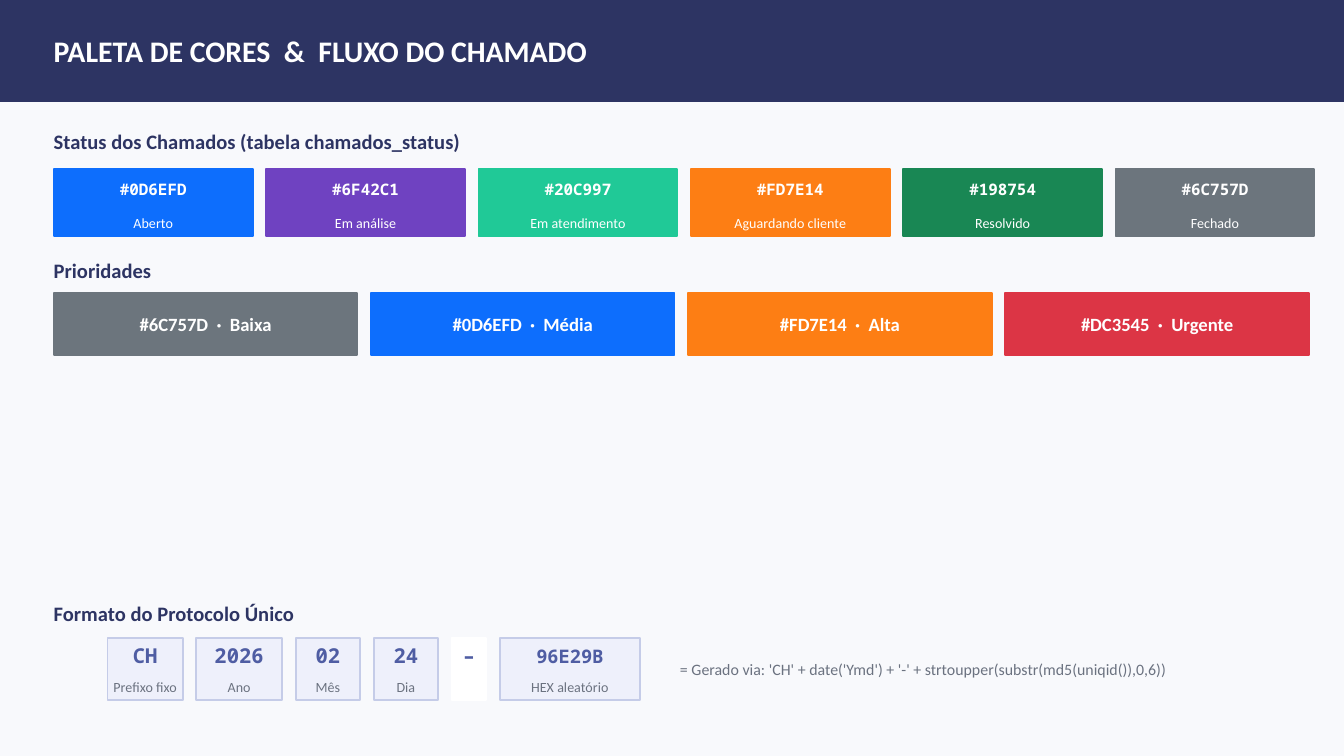
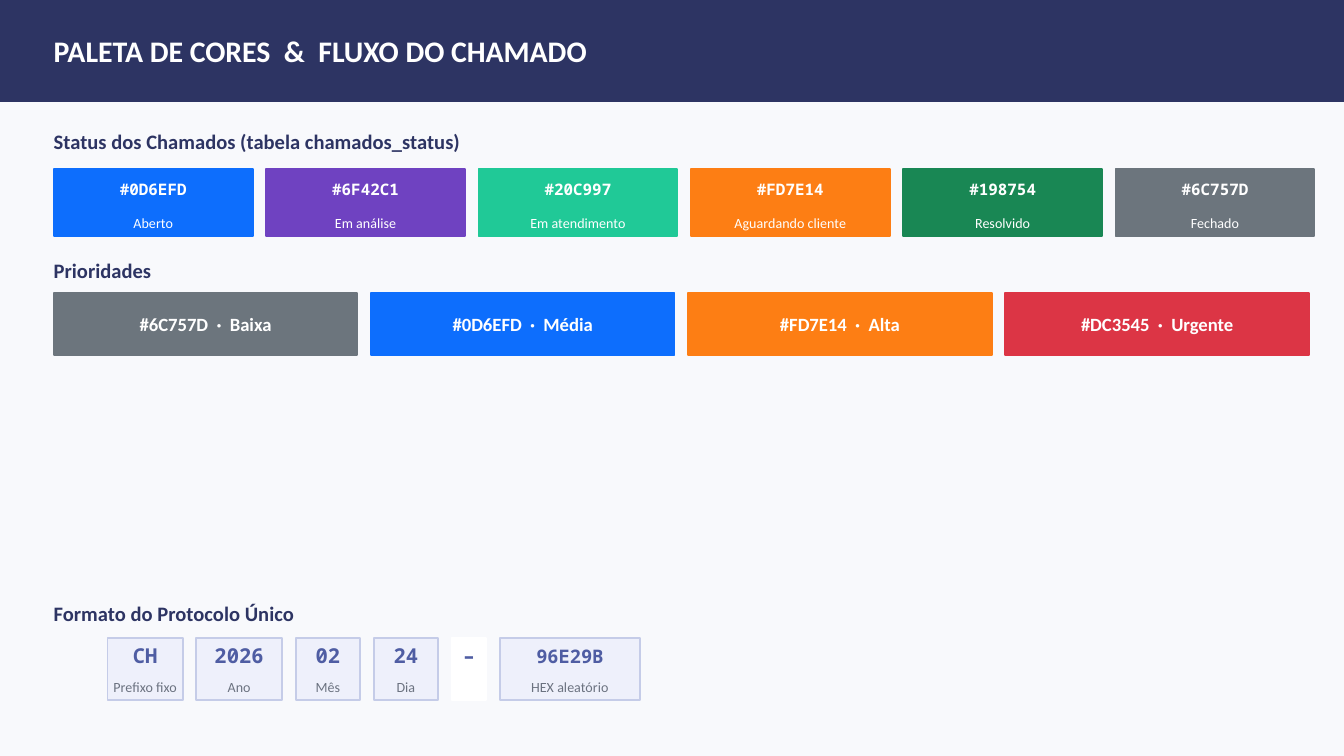
Before and after one commit to AnaPauladosReis/HelpDesk, a slide deck: slide 10 of HelpDesk_Apresentação.pptx. Drawn at 1344x756 pixels with LibreOffice and Linux fonts; fonts in the diff are those of the drawing. Boxes give left, top, right and bottom in pixels: in the first picture for what was removed or moved away, otherwise in the second. Text is boxed around its words. In the diff, an @@ line names an element or a change of style, - is before the commit and + after.

```diff
--- a/HelpDesk_Apresentação.pptx
+++ b/HelpDesk_Apresentação.pptx
@@ text removed at <box>691,663,1166,678</box> @@
-= Gerado via: 'CH' + date('Ymd') + '-' + strtoupper(substr(md5(uniqid()),0,6))
```
